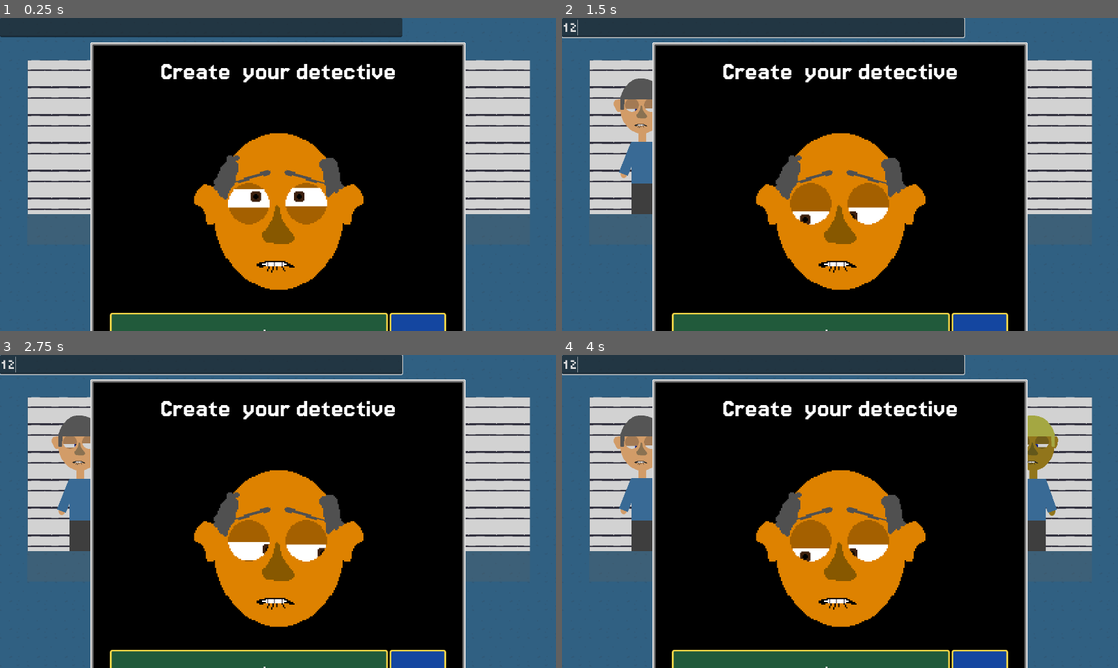
Above: before the commit, frames 1-4 (two rows, left to right).
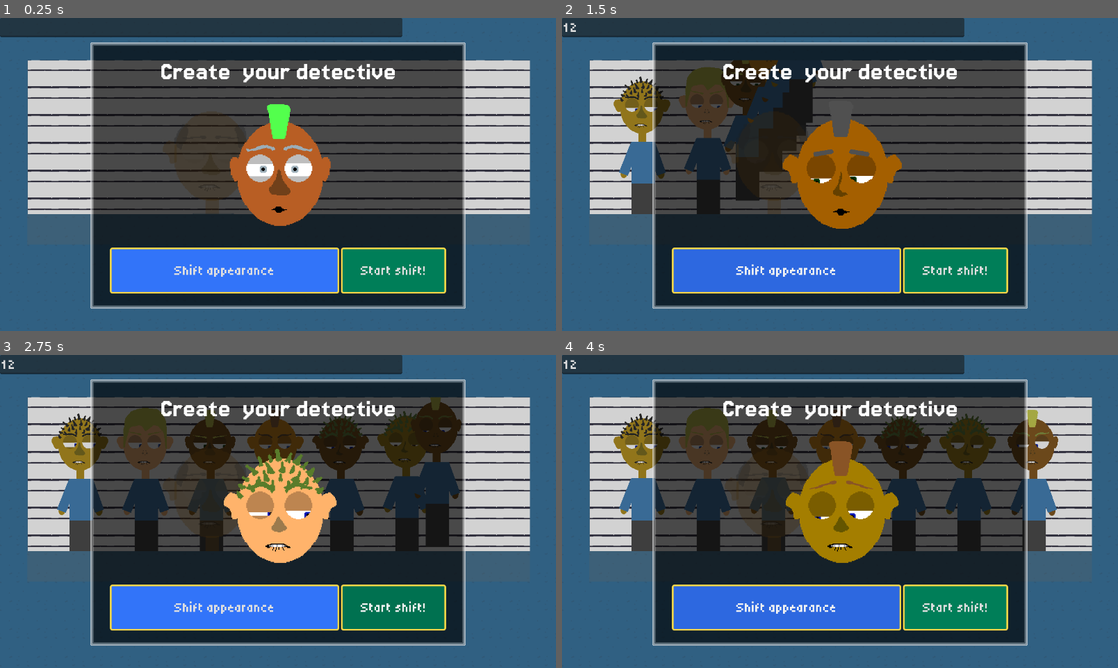
Above: after the commit, the same moments.

Repository: bjornarprytz/shift
Game: Godot game, scene res://interface/main.tscn
The game is run twice, just before and just after one commit, with the same random seed, the same clock (stepped at 60 frames per second) and the same inputs.
Inputs (mouse positions are in pixels of both pictures, inside the frame that each line leads up to):
- Up to frame 1 (0.25 s): no input
- Up to frame 2 (1.5 s): click (762, 27) at 0.52 s; type "12" at 0.6 s; click (784, 271) at 1.25 s, where only the run after the commit has a clickable "Shift appearance"
- Up to frame 3 (2.75 s): click (394, 608) at 2 s, where only the run after the commit has a clickable "Start shift!"
- Up to frame 4 (4 s): click (956, 608) at 2.75 s, where only the run after the commit has a clickable "Start shift!"; click (784, 608) at 3.5 s, where only the run after the commit has a clickable "Shift appearance"

The runs differ from the first frame. In frame 1, 58% of the frame differs, in the area x 16-84%, y 7-100%; in frame 2, 58%; in frame 3, 59%; in frame 4, 60%, in the area x 0-90%, y 0-100%.

Commit message:
character creation

Diff:
--- a/src/interface/character_creation.gd
+++ b/src/interface/character_creation.gd
@@ -22,5 +22,6 @@
 	_randomize_appearance()
 
 func _randomize_appearance():
+	await preview.juice()
 	appearance = variations.create_random_appearance()
 	preview.apply_appearance(appearance)
--- a/src/interface/character_creation.tscn
+++ b/src/interface/character_creation.tscn
@@ -4,59 +4,12 @@
 [ext_resource type="Resource" uid="uid://c6b57keyak0y5" path="res://data/appearance_variations.tres" id="2_iq216"]
 [ext_resource type="PackedScene" uid="uid://cliu67y55wo56" path="res://interface/head_preview.tscn" id="2_pvti2"]
 
-[sub_resource type="StyleBoxFlat" id="StyleBoxFlat_iq216"]
-content_margin_left = 45.0
-content_margin_top = 35.0
-content_margin_right = 45.0
-content_margin_bottom = 35.0
-bg_color = Color(0.12879494, 0.35218704, 0.23310772, 1)
-border_width_left = 4
-border_width_top = 4
-border_width_right = 4
-border_width_bottom = 4
-border_color = Color(0.9607843, 0.8352941, 0.2784314, 1)
-corner_radius_top_left = 5
-corner_radius_top_right = 5
-corner_radius_bottom_right = 5
-corner_radius_bottom_left = 5
-
-[sub_resource type="StyleBoxFlat" id="StyleBoxFlat_2fusv"]
-content_margin_left = 45.0
-content_margin_top = 35.0
-content_margin_right = 45.0
-content_margin_bottom = 35.0
-bg_color = Color(0.09397691, 0.27474058, 0.17644635, 1)
-border_width_left = 4
-border_width_top = 4
-border_width_right = 4
-border_width_bottom = 4
-border_color = Color(0.9607843, 0.8352941, 0.2784314, 1)
-corner_radius_top_left = 5
-corner_radius_top_right = 5
-corner_radius_bottom_right = 5
-corner_radius_bottom_left = 5
-
-[sub_resource type="StyleBoxFlat" id="StyleBoxFlat_1ub05"]
-content_margin_left = 45.0
-content_margin_top = 35.0
-content_margin_right = 45.0
-content_margin_bottom = 35.0
-bg_color = Color(0.17051503, 0.44334155, 0.29491726, 1)
-border_width_left = 4
-border_width_top = 4
-border_width_right = 4
-border_width_bottom = 4
-border_color = Color(0.9607843, 0.8352941, 0.2784314, 1)
-corner_radius_top_left = 5
-corner_radius_top_right = 5
-corner_radius_bottom_right = 5
-corner_radius_bottom_left = 5
-
 [node name="PanelContainer" type="PanelContainer" unique_id=1914878429]
+self_modulate = Color(1, 1, 1, 0.654902)
 offset_left = 208.0
 offset_top = 56.0
 offset_right = 1072.0
-offset_bottom = 707.0
+offset_bottom = 669.0
 script = ExtResource("1_pvti2")
 variations = ExtResource("2_iq216")
 
@@ -84,7 +37,7 @@
 
 [node name="Preview" parent="VBoxContainer/HBoxContainer2" unique_id=1432773387 instance=ExtResource("2_pvti2")]
 unique_name_in_owner = true
-custom_minimum_size = Vector2(400, 500)
+custom_minimum_size = Vector2(280, 350)
 layout_mode = 2
 
 [node name="Control3" type="Control" parent="VBoxContainer/HBoxContainer2" unique_id=1369202513]
@@ -98,14 +51,12 @@
 [node name="RandomizeButton" type="Button" parent="VBoxContainer/HBoxContainer" unique_id=1593056446]
 layout_mode = 2
 size_flags_horizontal = 3
-theme_override_styles/normal = SubResource("StyleBoxFlat_iq216")
-theme_override_styles/pressed = SubResource("StyleBoxFlat_2fusv")
-theme_override_styles/hover = SubResource("StyleBoxFlat_1ub05")
-text = "Randomize"
+text = "Shift appearance"
 
 [node name="ConfirmButton" type="Button" parent="VBoxContainer/HBoxContainer" unique_id=337177013]
 layout_mode = 2
-text = "OK"
+theme_type_variation = &"Primary_Button"
+text = "Start shift!"
 
 [connection signal="selection_changed" from="VBoxContainer/HBoxContainer2/Preview" to="." method="_on_preview_selection_changed"]
 [connection signal="pressed" from="VBoxContainer/HBoxContainer/RandomizeButton" to="." method="_on_button_pressed"]
--- a/src/interface/eye.gd
+++ b/src/interface/eye.gd
@@ -24,6 +24,15 @@
 	lower_lid.modulate = appearance.skin_color
 	brow.modulate = appearance.hair_color
 	brow.texture = appearance.eyebrows
+	if (appearance.eye_slit_gap_r > 0.0 && !is_left_eye):
+		lid_gap_lower = appearance.eye_slit_gap_r
+		lid_gap_upper = appearance.eye_slit_gap_r
+	else:
+		lid_gap_lower = appearance.eye_slit_gap_l
+		lid_gap_upper = appearance.eye_slit_gap_l
+
+	brow_angle = appearance.brow_angle
+	brow_height = appearance.brow_height
 
 func _ready() -> void:
 	brow.flip_h = is_left_eye
--- a/src/interface/head.gd
+++ b/src/interface/head.gd
@@ -33,7 +33,7 @@
 	var length = phrase.length()
 	if (length == 0):
 		return
-	var clip_length = 5000 #ms
+	var clip_length = phrase.length() * 1000 #ms
 	var per_letter_length:float = (clip_length / length) / 1000.0
 	for l in phrase:
 		mouth.enounciate(l)
--- a/src/interface/head_preview.gd
+++ b/src/interface/head_preview.gd
@@ -11,6 +11,14 @@
 @onready var head: Head = %Head
 
 var focus_tween: Tween
+
+func juice():
+	var tween = create_tween()
+	head.say("of")
+	tween.tween_property(head, "scale", Vector2.ONE * 0.25, .1).as_relative()
+	tween.tween_property(head, "scale", head.scale, .15)
+
+	await tween.finished
 
 func apply_appearance(apperaance: Appearance):
 	head.apply_appearance(apperaance)
--- a/src/interface/head_preview.tscn
+++ b/src/interface/head_preview.tscn
@@ -12,8 +12,8 @@
 
 [node name="Head" parent="." unique_id=1211529537 instance=ExtResource("1_3csnv")]
 unique_name_in_owner = true
-position = Vector2(196, 253)
-scale = Vector2(3, 3)
+position = Vector2(141, 172)
+scale = Vector2(2, 2)
 
 [node name="HairSelect" type="ColorRect" parent="Head" unique_id=1409459059]
 unique_name_in_owner = true
--- a/src/interface/theme/global_theme.tres
+++ b/src/interface/theme/global_theme.tres
@@ -4,12 +4,12 @@
 [ext_resource type="FontFile" uid="uid://cvstwwcqnu5w" path="res://assets/fonts/Jersey15-Regular.ttf" id="2_4gkak"]
 [ext_resource type="FontFile" uid="uid://ddup67a0s5l5x" path="res://assets/fonts/Tiny5-Regular.ttf" id="3_3gwhj"]
 
-[sub_resource type="StyleBoxFlat" id="StyleBoxFlat_fob1u"]
+[sub_resource type="StyleBoxFlat" id="StyleBoxFlat_6lonj"]
 content_margin_left = 45.0
 content_margin_top = 35.0
 content_margin_right = 45.0
 content_margin_bottom = 35.0
-bg_color = Color(0.07058824, 0.24705882, 0.5647059, 1)
+bg_color = Color(0.17571038, 0.40957743, 0.87628865, 1)
 border_width_left = 4
 border_width_top = 4
 border_width_right = 4
@@ -20,12 +20,12 @@
 corner_radius_bottom_right = 5
 corner_radius_bottom_left = 5
 
-[sub_resource type="StyleBoxFlat" id="StyleBoxFlat_4gkak"]
+[sub_resource type="StyleBoxFlat" id="StyleBoxFlat_ukga2"]
 content_margin_left = 45.0
 content_margin_top = 35.0
 content_margin_right = 45.0
 content_margin_bottom = 35.0
-bg_color = Color(0.078431375, 0.27450982, 0.627451, 1)
+bg_color = Color(0.19523376, 0.45508605, 0.9736541, 1)
 border_width_left = 4
 border_width_top = 4
 border_width_right = 4
@@ -36,12 +36,12 @@
 corner_radius_bottom_right = 5
 corner_radius_bottom_left = 5
 
-[sub_resource type="StyleBoxFlat" id="StyleBoxFlat_3gwhj"]
+[sub_resource type="StyleBoxFlat" id="StyleBoxFlat_fxndc"]
 content_margin_left = 45.0
 content_margin_top = 35.0
 content_margin_right = 45.0
 content_margin_bottom = 35.0
-bg_color = Color(0.06666667, 0.23333335, 0.53333336, 1)
+bg_color = Color(0.1659487, 0.38682315, 0.827606, 1)
 border_width_left = 4
 border_width_top = 4
 border_width_right = 4
@@ -65,13 +65,65 @@
 axis_stretch_horizontal = 2
 axis_stretch_vertical = 2
 
+[sub_resource type="StyleBoxFlat" id="StyleBoxFlat_c4n4u"]
+content_margin_left = 45.0
+content_margin_top = 35.0
+content_margin_right = 45.0
+content_margin_bottom = 35.0
+bg_color = Color(0, 0.44415325, 0.312048, 1)
+border_width_left = 4
+border_width_top = 4
+border_width_right = 4
+border_width_bottom = 4
+border_color = Color(0.9607843, 0.8352941, 0.2784314, 1)
+corner_radius_top_left = 5
+corner_radius_top_right = 5
+corner_radius_bottom_right = 5
+corner_radius_bottom_left = 5
+
+[sub_resource type="StyleBoxFlat" id="StyleBoxFlat_pf4yq"]
+content_margin_left = 45.0
+content_margin_top = 35.0
+content_margin_right = 45.0
+content_margin_bottom = 35.0
+bg_color = Color(0, 0.49350363, 0.34672, 1)
+border_width_left = 4
+border_width_top = 4
+border_width_right = 4
+border_width_bottom = 4
+border_color = Color(0.9607843, 0.8352941, 0.2784314, 1)
+corner_radius_top_left = 5
+corner_radius_top_right = 5
+corner_radius_bottom_right = 5
+corner_radius_bottom_left = 5
+
+[sub_resource type="StyleBoxFlat" id="StyleBoxFlat_ycy1i"]
+content_margin_left = 45.0
+content_margin_top = 35.0
+content_margin_right = 45.0
+content_margin_bottom = 35.0
+bg_color = Color(0, 0.4194781, 0.294712, 1)
+border_width_left = 4
+border_width_top = 4
+border_width_right = 4
+border_width_bottom = 4
+border_color = Color(0.9607843, 0.8352941, 0.2784314, 1)
+corner_radius_top_left = 5
+corner_radius_top_right = 5
+corner_radius_bottom_right = 5
+corner_radius_bottom_left = 5
+
 [resource]
 default_font = ExtResource("3_3gwhj")
 default_font_size = 32
-Button/styles/hover = SubResource("StyleBoxFlat_fob1u")
-Button/styles/normal = SubResource("StyleBoxFlat_4gkak")
-Button/styles/pressed = SubResource("StyleBoxFlat_3gwhj")
-PanelContainer/styles/panel = SubResource("StyleBoxTexture_3ohfg")
+Button/styles/hover = SubResource("StyleBoxFlat_6lonj")
+Button/styles/normal = SubResource("StyleBoxFlat_ukga2")
+Button/styles/pressed = SubResource("StyleBoxFlat_fxndc")
+PanelContainer/styles/panel = SubResource("StyleBoxTexture_aymhc")
+Primary_Button/base_type = &"Button"
+Primary_Button/styles/hover = SubResource("StyleBoxFlat_c4n4u")
+Primary_Button/styles/normal = SubResource("StyleBoxFlat_pf4yq")
+Primary_Button/styles/pressed = SubResource("StyleBoxFlat_ycy1i")
 Title/base_type = &"RichTextLabel"
 Title/font_sizes/normal_font_size = 64
 Title/fonts/normal_font = ExtResource("2_4gkak")
--- a/src/interface/theme/my_palette.tres
+++ b/src/interface/theme/my_palette.tres
@@ -4,4 +4,6 @@
 
 [resource]
 script = ExtResource("1_bf7oi")
+primary = Color(0, 0.49350363, 0.34672, 1)
+secondary = Color(0.19523376, 0.45508605, 0.9736541, 1)
 metadata/_custom_type_script = "uid://5jicefe1v0qo"
--- a/src/interface/theme/theme_gen.gd
+++ b/src/interface/theme/theme_gen.gd
@@ -8,9 +8,8 @@
 	set_save_path("res://interface/theme/global_theme.tres")
 
 
-var button_color = palette.primary
-var button_hover_color = button_color.darkened(0.1)
-var button_pressed_color = button_color.darkened(0.15)
+var button_color = palette.secondary
+var button_primary_color = palette.primary
 var button_border_color = palette.accent
 var default_border_width = 4
 var default_corner_radius = 5
@@ -39,11 +38,23 @@
 	})
 
 	var button_hover_style = inherit(button_style, {
-		bg_color = button_hover_color
+		bg_color = button_color.darkened(.1)
 	})
 
 	var button_pressed_style = inherit(button_style, {
-		bg_color = button_pressed_color
+		bg_color = button_color.darkened(.15)
+	})
+
+	var button_primary_style = inherit(button_style, {
+		bg_color = button_primary_color
+	})
+
+	var button_primary_hover_style = inherit(button_style, {
+		bg_color = button_primary_color.darkened(.1)
+	})
+
+	var button_primary_pressed_style = inherit(button_style, {
+		bg_color = button_primary_color.darkened(.15)
 	})
 
 	define_style("PanelContainer", {
@@ -63,6 +74,12 @@
 		pressed = button_pressed_style,
 	})
 
+	define_variant_style("Primary_Button", "Button", {
+		normal = button_primary_style,
+		hover = button_primary_hover_style,
+		pressed = button_primary_pressed_style,
+	})
+
 	define_variant_style("Title", "RichTextLabel", {
 		normal_font = title_font,
 		normal_font_size = title_font_size
--- a/src/system/appearance.gd
+++ b/src/system/appearance.gd
@@ -9,5 +9,11 @@
 
 @export var skin_color: Color
 @export var hair_color: Color
+@export var height_variation: float
+
 @export var eye_color: Color
-@export var height_variation: float
+@export var eye_slit_gap_l: float
+@export var eye_slit_gap_r: float = -1.0
+
+@export var brow_angle: float
+@export var brow_height: float
--- a/src/system/appearance_variations.gd
+++ b/src/system/appearance_variations.gd
@@ -24,5 +24,10 @@
 	a.hair_color = hair_colors.pick_random()
 	a.eye_color = eye_colors.pick_random()
 	a.skin_color = skin_colors.pick_random()
+	a.eye_slit_gap_l = randf_range(2.0, 10.0)
+	a.eye_slit_gap_r = randf_range(2.0, 10.0)
+
+	a.brow_angle = randf_range(-15.0, 15.0)
+	a.brow_height = randf_range(15.0, 30.0)
 
 	return a
Not shown: 1 places in src/interface/theme/global_theme.tres that only renumber resources
